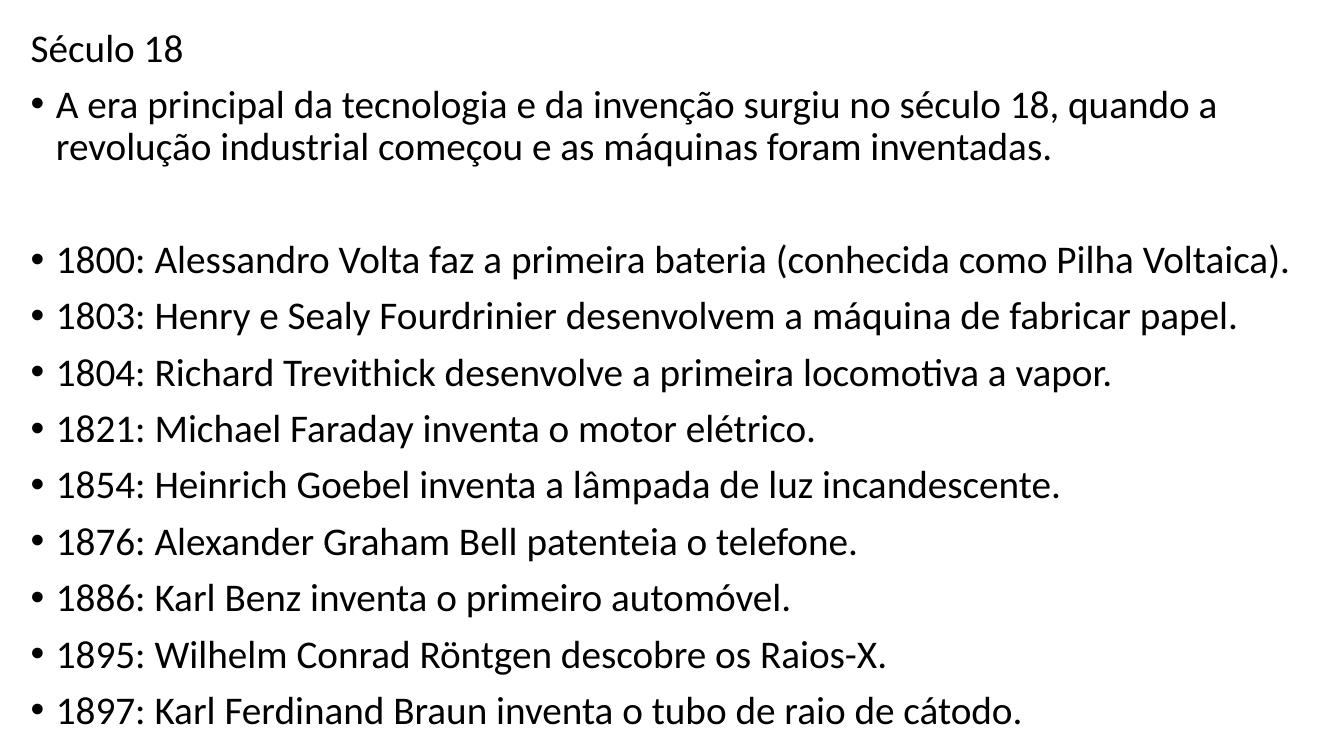
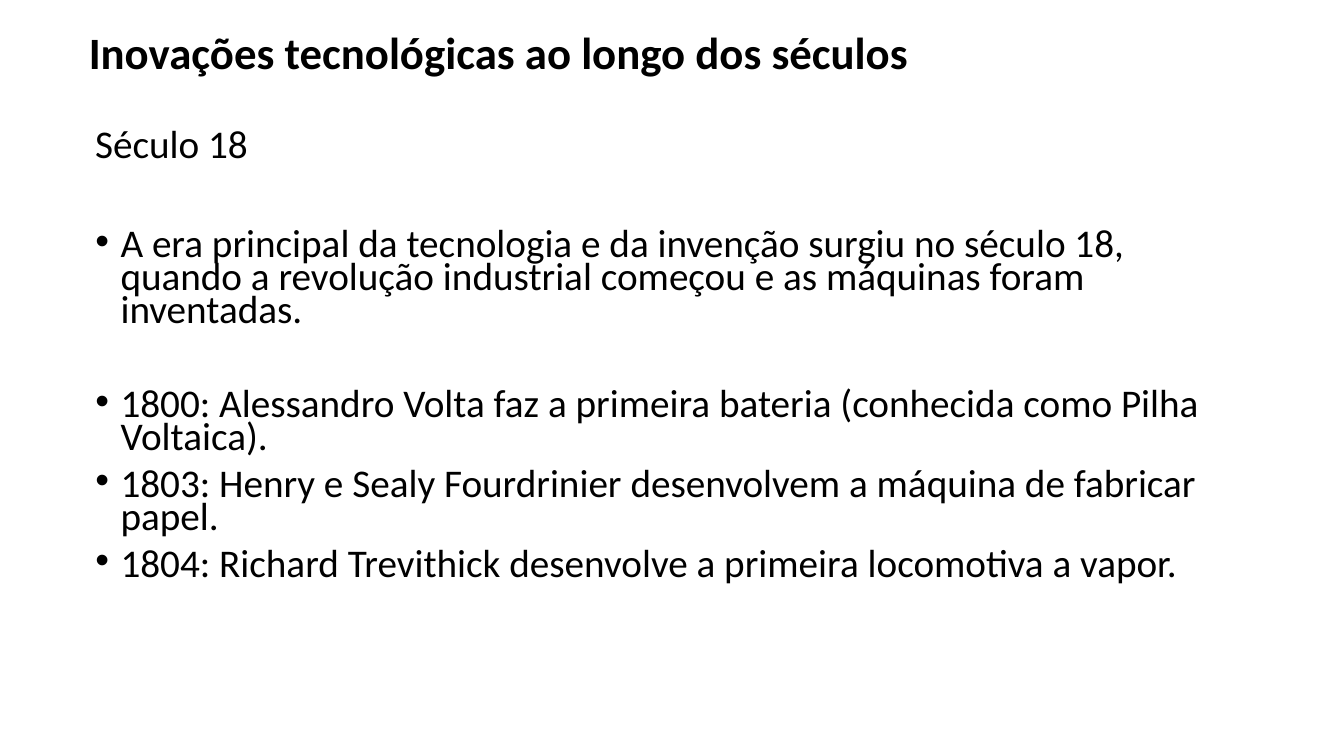
Before and after one commit to E-Mello/PS_Aulas, a slide deck: slide 3 of Evolução_da_Tecnologia_com_a_Programação_Introdução.pptx. Drawn at 1344x756 pixels with LibreOffice and Linux fonts; fonts in the diff are those of the drawing. Boxes give left, top, right and bottom in pixels: in the first picture for what was removed or moved away, otherwise in the second. Text is boxed around its words. In the diff, an @@ line names an element or a change of style, - is before the commit and + after.

```diff
--- a/Evolução_da_Tecnologia_com_a_Programação_Introdução.pptx
+++ b/Evolução_da_Tecnologia_com_a_Programação_Introdução.pptx
@@ text at <box>31,34,184,63</box>: paragraph removed @@
-Século 18
@@ text added at <box>89,37,908,77</box>, 32 pt, text #000000, bold @@
+Inovações tecnológicas ao longo dos séculos
@@ text added at <box>95,130,248,159</box>, 28 pt, text #000000 @@
+Século 18
@@ text "A era principal da tecnologia ...": place and size @@
-text "A era principal da tecnologia ..." at <box>31,34,1290,725</box>
+text "A era principal da tecnologia ..." at <box>121,229,1198,584</box>
@@ text "A era principal da tecnologia ..." at <box>121,229,1198,584</box>: line spacing 0.9 to 0.7 @@
@@ text at <box>56,414,1061,725</box>: paragraphs removed @@
-• 1821: Michael Faraday inventa o motor elétrico.
-• 1854: Heinrich Goebel inventa a lâmpada de luz incandescente.
-• 1876: Alexander Graham Bell patenteia o telefone.
-• 1886: Karl Benz inventa o primeiro automóvel.
-• 1895: Wilhelm Conrad Röntgen descobre os Raios-X.
-• 1897: Karl Ferdinand Braun inventa o tubo de raio de cátodo.
```
Also in this commit, not shown: 14 other slides changed, 24 slides added, 5 other files.
